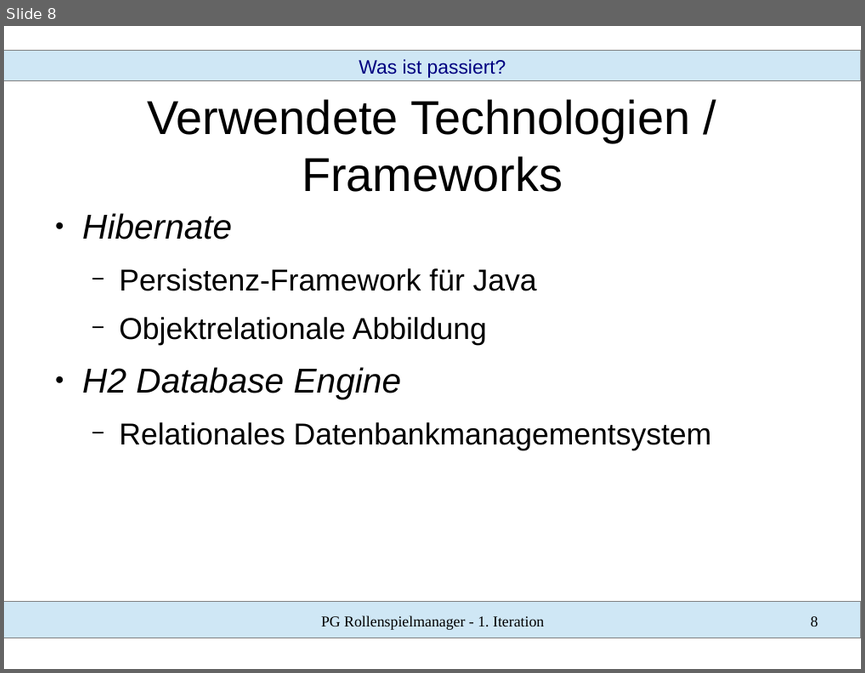
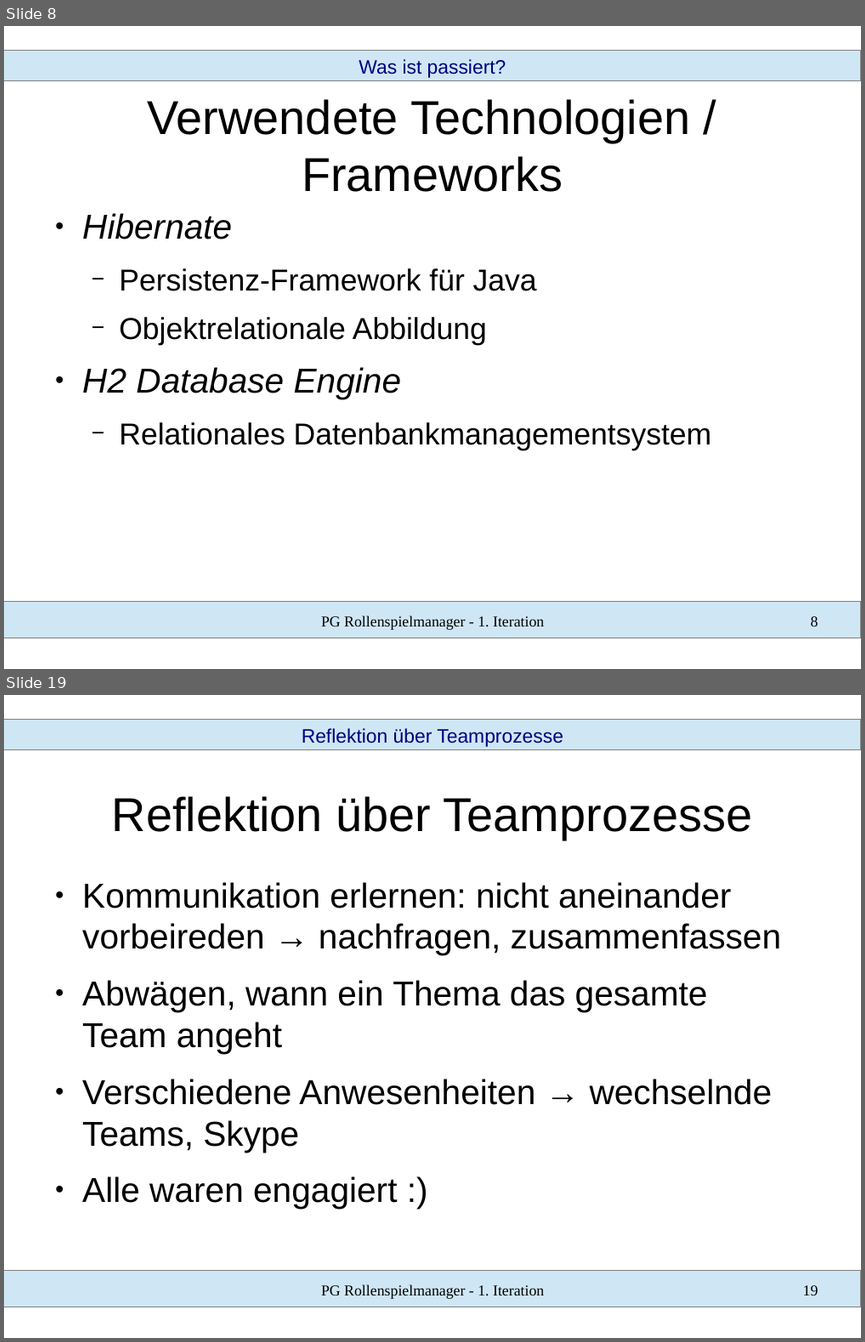
Before and after one commit to SWT-Projektgruppe-2015/Rollenspielmanager, a slide deck: Dokumente/01 Iteration/vortrag.odp. Shown one above the other, each under a label of ours: slide 8 before the commit, slides 8 and 19 after it; the slides between them are not shown. The pictures are 865x673 and 865x1342 pixels, drawn with LibreOffice and Linux fonts; fonts in the diff are those of the drawing. Boxes give left, top, right and bottom in pixels: in the first picture for what was removed or moved away, otherwise in the second. Text is boxed around its words. In the diff, an @@ line names an element or a change of style, - is before the commit and + after.

```diff
--- a/Dokumente/01 Iteration/vortrag.odp
+++ b/Dokumente/01 Iteration/vortrag.odp
@@ slide 19 added at (x1=4, y1=695, x2=861, y2=1338), background #FFFFFF; not listed: 2 template elements that a slide beside it also shows @@
@@ text added at (x1=302, y1=728, x2=563, y2=747), 18 pt, text #000080 @@
+Reflektion über Teamprozesse
@@ title added at (x1=112, y1=796, x2=752, y2=839), 44 pt, text #000000 @@
+Reflektion über Teamprozesse
@@ text added at (x1=82, y1=882, x2=781, y2=1208), 32 pt, text #000000 @@
+● Kommunikation erlernen: nicht aneinander vorbeireden → nachfragen, zusammenfassen
+● Abwägen, wann ein Thema das gesamte Team angeht
+● Verschiedene Anwesenheiten → wechselnde Teams, Skype
+● Alle waren engagiert :)
@@ text added at (x1=321, y1=1284, x2=544, y2=1299), 14 pt, text #000000 @@
+PG Rollenspielmanager - 1. Iteration
@@ page number added at (x1=803, y1=1285, x2=818, y2=1295), 14 pt, text #000000 @@
+19
```
Also in this commit, not shown: 5 slides changed, 11 other slides added, 1 slide removed, 4 other files.
